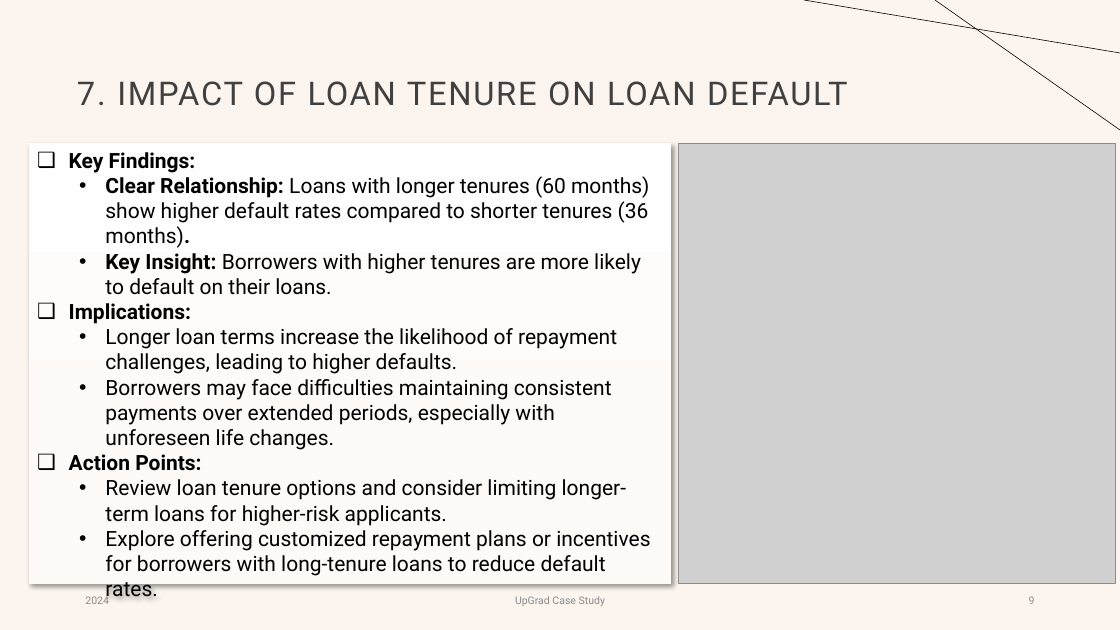
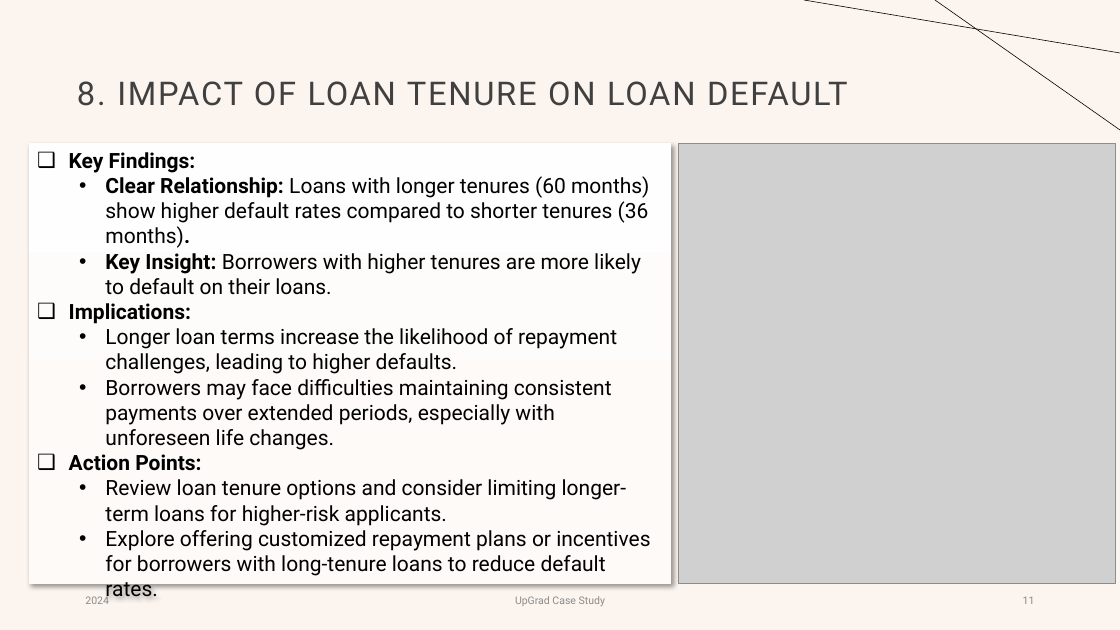
Before and after one commit to gowthambavireddy/LendingClubPratice, a slide deck: slide 11 of Lending Club Case study.pptx (slide 9 before the commit). Drawn at 1120x630 pixels with LibreOffice and Linux fonts; fonts in the diff are those of the drawing; grey boxes stand for pictures. Boxes give left, top, right and bottom in pixels: in the first picture for what was removed or moved away, otherwise in the second. Text is boxed around its words. In the diff, an @@ line names an element or a change of style, - is before the commit and + after.

```diff
--- a/Lending Club Case study.pptx
+++ b/Lending Club Case study.pptx
@@ title at (x1=77, y1=81, x2=848, y2=106): text changed @@
-7. IMPACT OF LOAN TENURE ON LOAN DEFAULT
+8. IMPACT OF LOAN TENURE ON LOAN DEFAULT
@@ page number at (x1=1023, y1=597, x2=1035, y2=604): text changed @@
-9
+11
```
Also in this commit, not shown: 9 other slides changed, 6 slides added.
